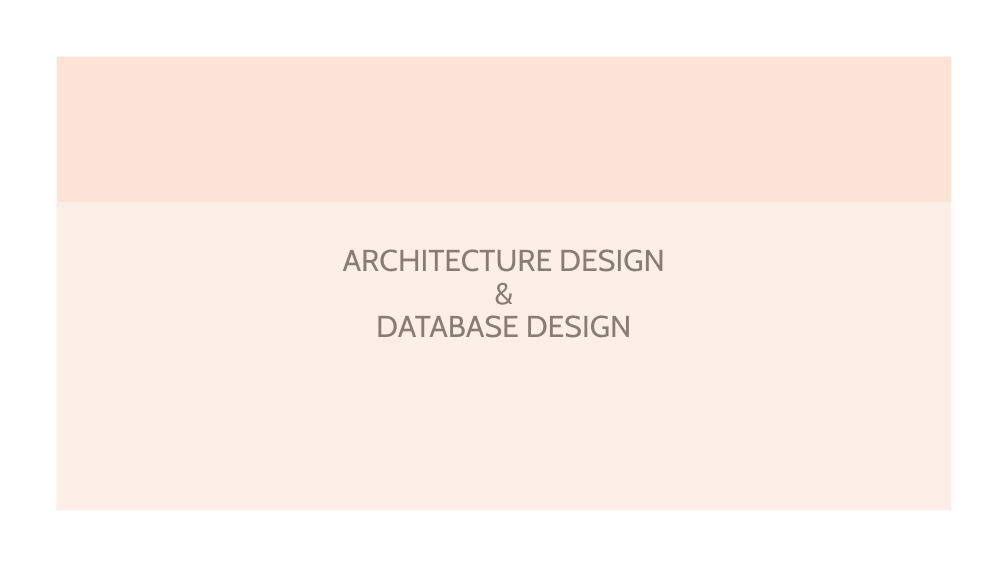
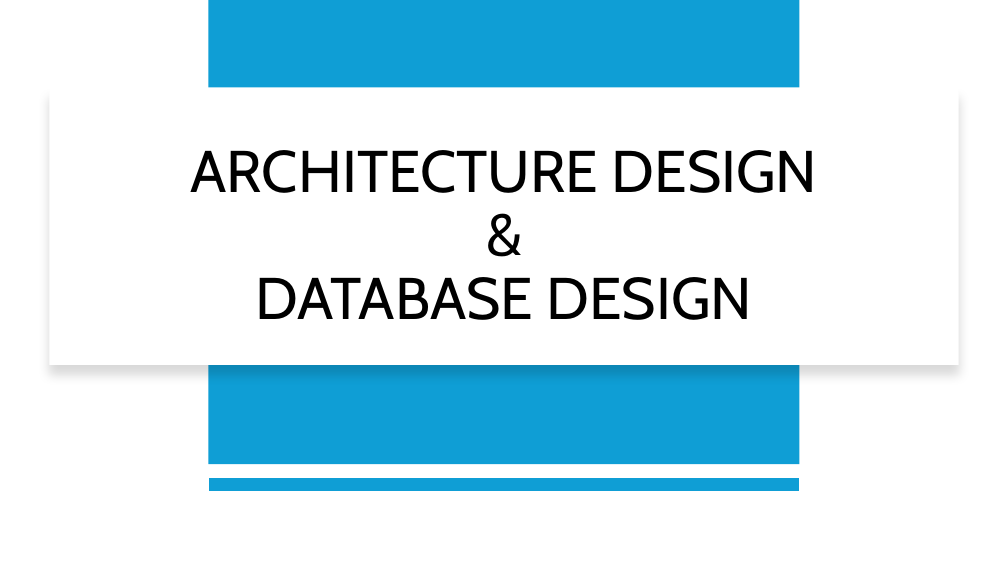
Before and after one commit to lookinfome/VaxTrack_v1.0.0, a slide deck: slide 16 of Vax Track V1 - Beta.pptx. Drawn at 1008x567 pixels with LibreOffice and Linux fonts; fonts in the diff are those of the drawing. Boxes give left, top, right and bottom in pixels: in the first picture for what was removed or moved away, otherwise in the second. Text is boxed around its words. In the diff, an @@ line names an element or a change of style, - is before the commit and + after.

```diff
--- a/Vax Track V1 - Beta.pptx
+++ b/Vax Track V1 - Beta.pptx
@@ rectangle added at [209,0,800,464], fill #0F9ED5 @@
@@ rectangle removed at [57,57,951,202] @@
@@ rectangle: place and size @@
-rectangle at [57,202,952,510]
+rectangle at [49,87,959,364]
@@ rectangle at [49,87,959,364]: fill #FBE3D6 at 55% opacity to #FFFFFF; shadow on @@
@@ title "ARCHITECTURE DESIGN & DATABASE DESIGN": place and size @@
-title "ARCHITECTURE DESIGN & DATABASE DESIGN" at [343,249,665,338]
+title "ARCHITECTURE DESIGN & DATABASE DESIGN" at [190,150,818,320]
@@ title "ARCHITECTURE DESIGN & DATABASE DESIGN" at [190,150,818,320]: size 28.8 to 56 pt @@
@@ line added from (799, 485) to (209, 485), #0F9ED5 12 pt @@
```
Also in this commit, not shown: 20 other slides changed.
